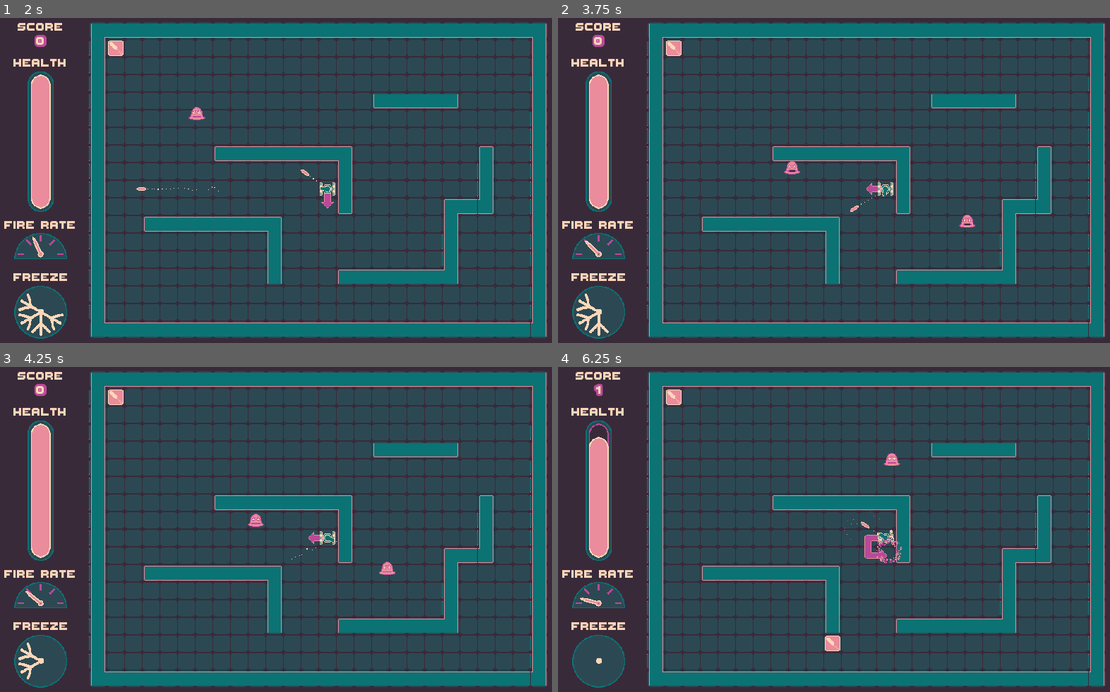
Above: before the commit, frames 1-4 (two rows, left to right).
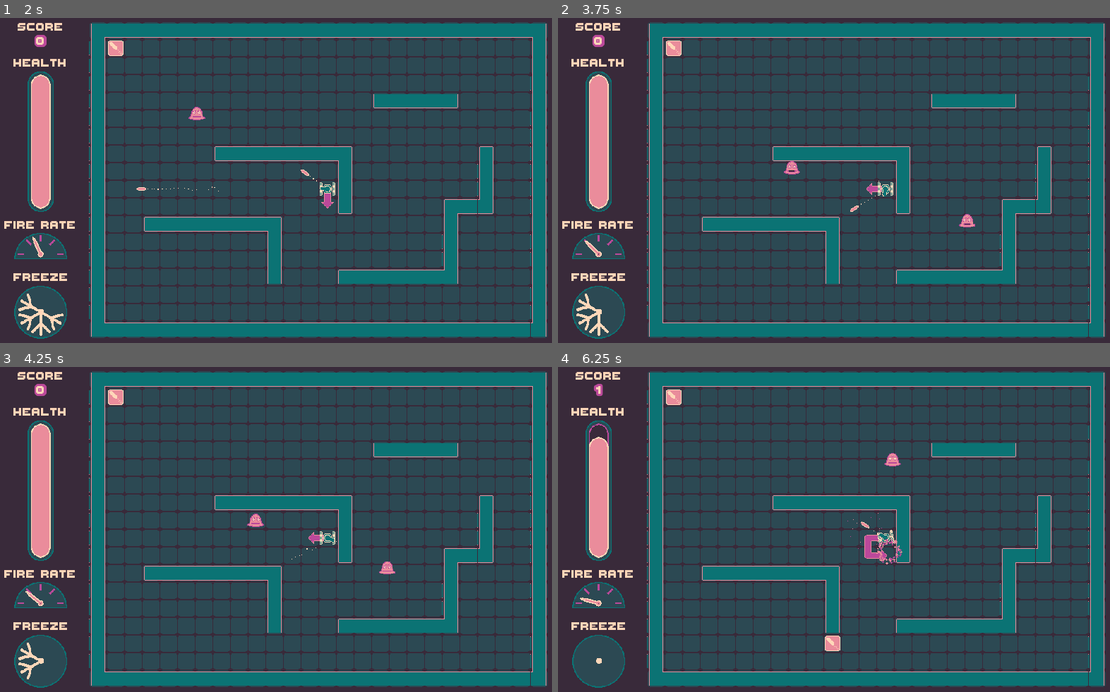
Above: after the commit, the same moments.

Repository: marc-jones/gdl-summer-jam-2021
Game: Godot game, scene res://nodes/PlayState.tscn
Two runs of this game, one before a commit and one after it. Both use one fixed random seed, a clock stepped at 60 frames per second and the inputs below.
Inputs (mouse positions are in pixels of both pictures, inside the frame that each line leads up to):
- Up to frame 1 (2 s): tap Enter at 0.5 s; move the mouse to (397, 164) at 0.52 s; hold Right (ui_right) 0.53-1.28 s; tap Space at 1.25 s; move the mouse to (160, 196) at 1.27 s; hold Down (ui_down) from 1.28 s (still down)
- Up to frame 2 (3.75 s): move the mouse to (889, 109) at 2.02 s; release Down (ui_down) at 2.03 s; hold Right (ui_right) 2.03-2.78 s; move the mouse to (806, 245) at 2.77 s; hold Up (ui_up) 2.78-3.53 s; move the mouse to (999, 229) at 3.52 s; hold Left (ui_left) from 3.53 s (still down)
- Up to frame 3 (4.25 s): keep holding Left (ui_left)
- Up to frame 4 (6.25 s): move the mouse to (662, 480) at 4.27 s; move the mouse to (861, 529) at 5.02 s; release Left (ui_left) at 5.03 s; hold Down (ui_down) 5.03-5.78 s; move the mouse to (745, 448) at 5.77 s; hold Right (ui_right) from 5.78 s (still down)

Frame 1 is identical in both runs. In frame 2, less than 0.1% of the frame differs, in the area x 40-76%, y 44-65%; in frame 3, less than 0.1%; in frame 4, 0.2%, in the area x 51-63%, y 26-61%.

Commit message:
Fixed enemy bunching

Diff:
--- a/scripts/Enemy.gd
+++ b/scripts/Enemy.gd
@@ -19,8 +19,8 @@
 func _physics_process(_delta):
 	if is_instance_valid(player) and not player.is_queued_for_deletion():
 		var path = nav.get_simple_path(
-			nav.to_local(get_global_position()).round(),
-			nav.to_local(player.get_global_position()).round()
+			nav.get_closest_point(nav.to_local(get_global_position())),
+			nav.to_local(player.get_global_position())
 		)
 		velocity = (nav.to_global(path[1]) - get_global_position()).normalized() * speed
 		velocity = move_and_slide(velocity)
